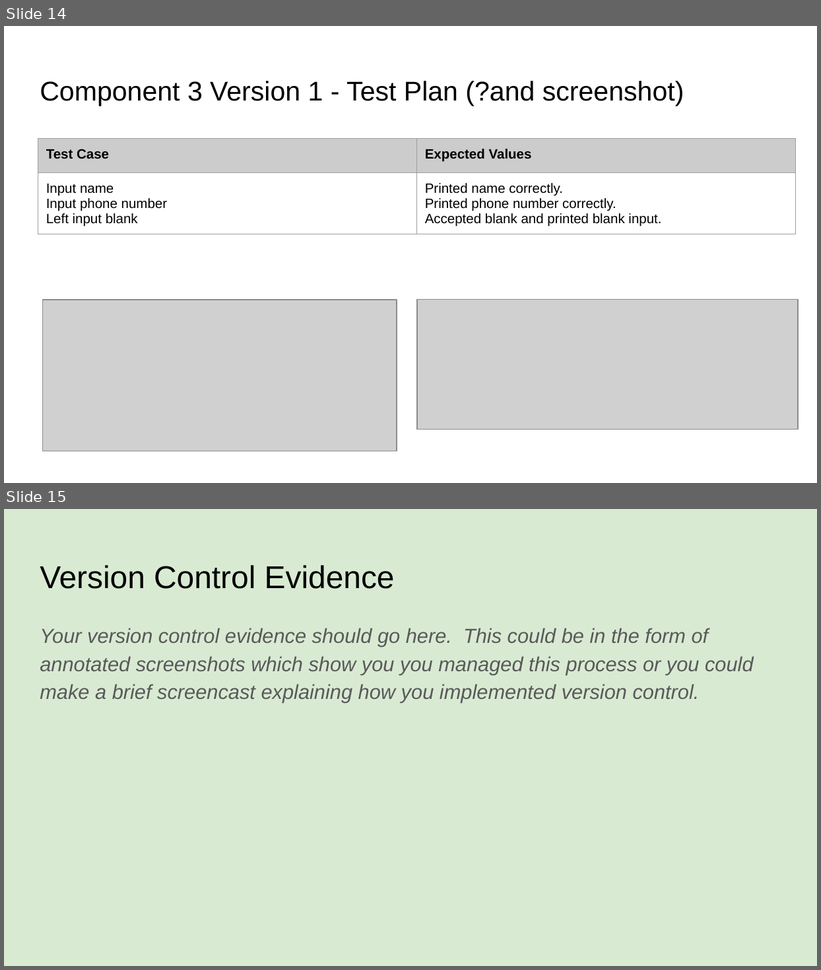
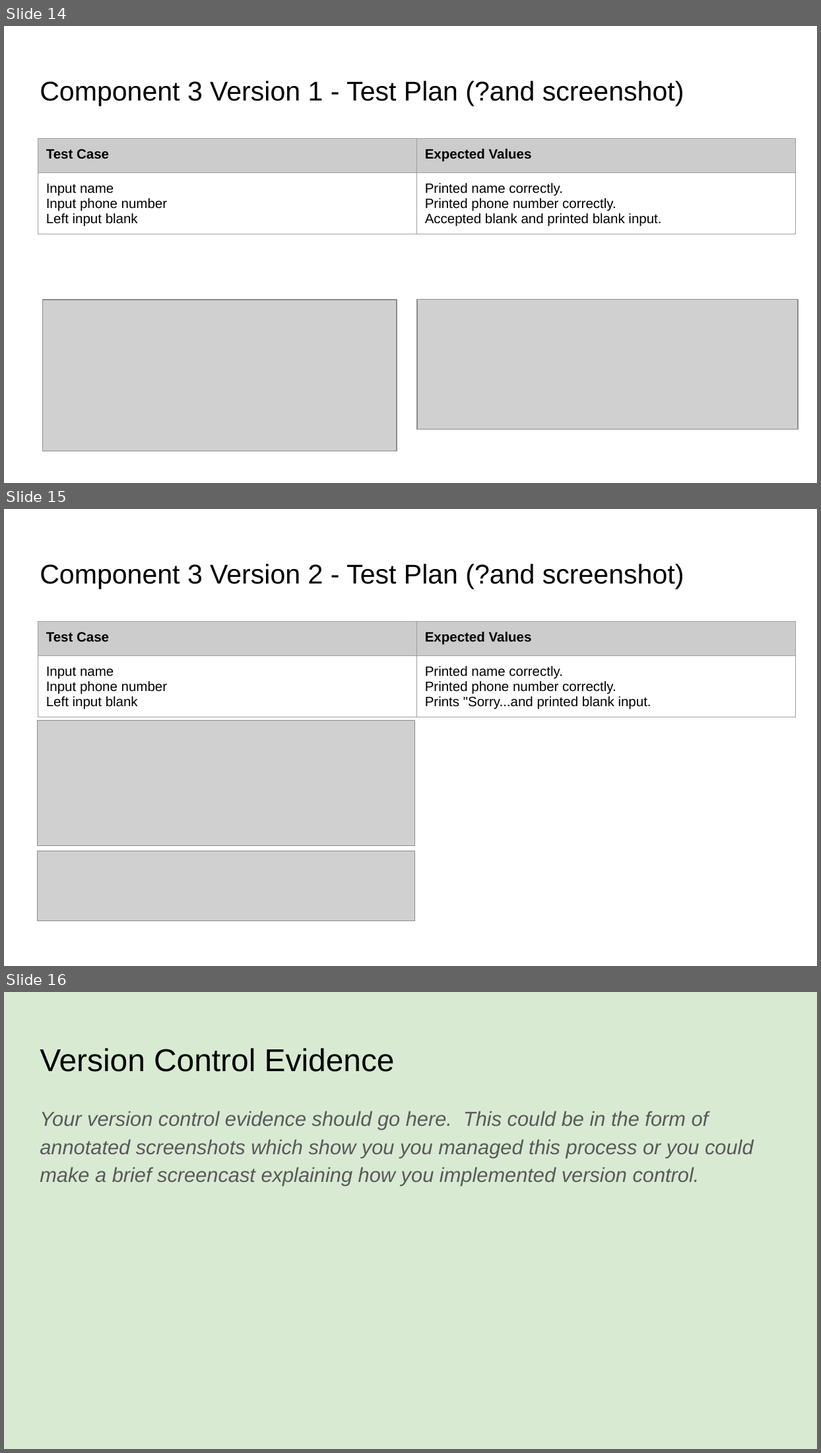
Before and after one commit to BronsonLovesCode/Pizza_Bot, a slide deck: 022_91893+_+91897+Documentation.pptx. Shown one above the other, each under a label of ours: slides 14 and 15 before the commit, slides 14, 15 and 16 after it. The pictures are 821x970 and 821x1453 pixels, drawn with LibreOffice and Linux fonts; fonts in the diff are those of the drawing; grey boxes stand for pictures. Boxes give left, top, right and bottom in pixels: in the first picture for what was removed or moved away, otherwise in the second. Text is boxed around its words. In the diff, an @@ line names an element or a change of style, - is before the commit and + after.

Commit message:
Added "Not  Blank"
Added validation so that entry cannot be blank

```diff
--- a/022_91893+_+91897+Documentation.pptx
+++ b/022_91893+_+91897+Documentation.pptx
@@ slide 15 added at <box>4,509,817,966</box>, background #FFFFFF @@
@@ title added at <box>40,564,684,589</box>, 24 pt, text #000000 @@
+Component 3 Version 2 - Test Plan (?and screenshot)
@@ table added at <box>38,622,796,722</box>, 2 rows, 2 columns @@
+Test Case | Expected Values
+Input name / Input phone number / Left input blank | Printed name correctly. / Printed phone number correctly. / Prints "Sorry...and printed blank input.
@@ picture added at <box>38,720,415,846</box> @@
@@ picture added at <box>38,852,415,921</box> @@
@@ what was slide 15 is now slide 16 @@
```
Also in this commit, not shown: 1 slide changed, 5 other files.
